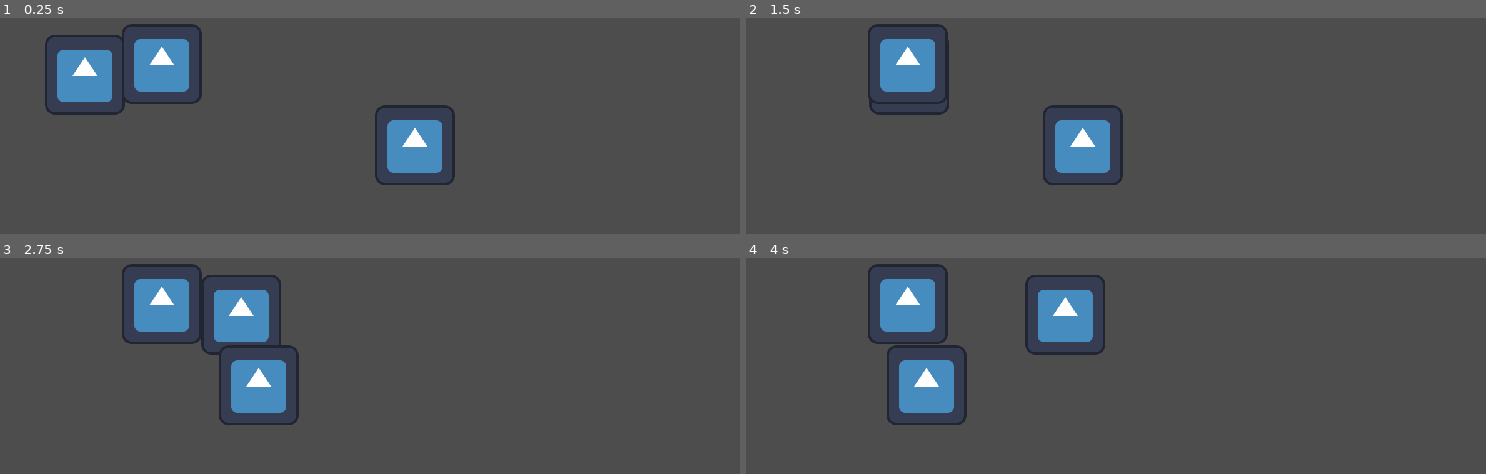
Above: before the commit, frames 1-4 (two rows, left to right).
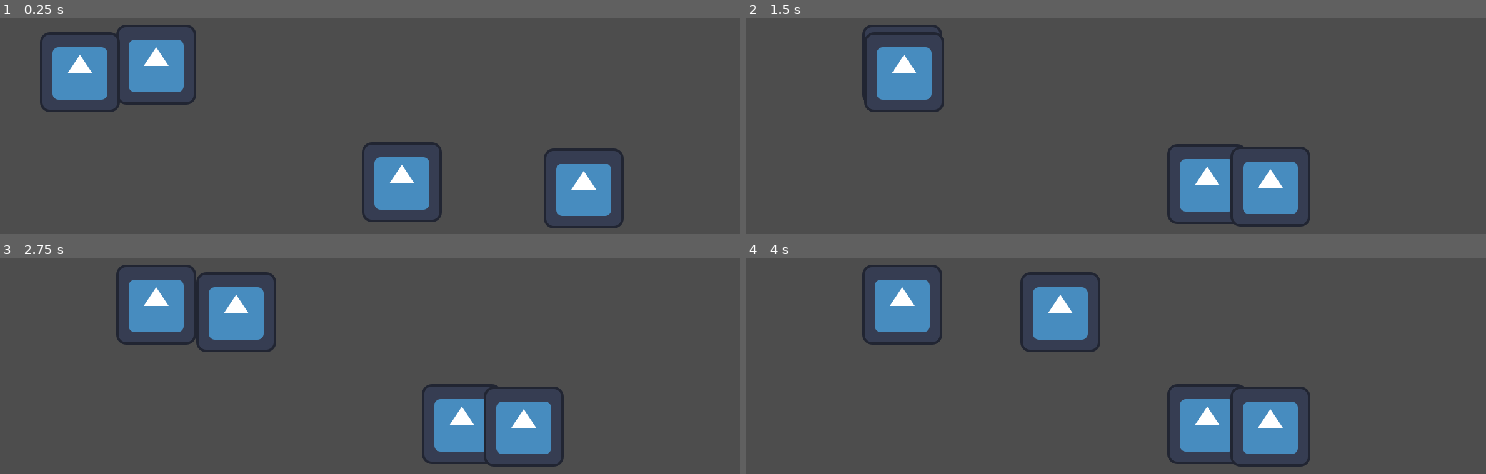
Above: after the commit, the same moments.

Repository: LLocke8/LudumDare55
Game: Godot game, scene res://Test.tscn
The game is run twice, just before and just after one commit, with the same random seed, the same clock (stepped at 60 frames per second) and the same inputs. The project has no main scene, so this scene is started directly. The engine's default icon, where the game draws it, is replaced by a stand-in: a white triangle on a blue panel in a dark square.
Inputs:
- Up to frame 1 (0.25 s): no input
- Up to frame 2 (1.5 s): no input
- Up to frame 3 (2.75 s): no input
- Up to frame 4 (4 s): no input

The runs differ from the first frame. In frame 1, 8.1% of the frame differs, in the area x 5-85%, y 2-98%; in frame 2, 8.6%; in frame 3, 8.9%; in frame 4, 9.1%, in the area x 15-77%, y 2-97%.

Commit message:
scheletro con spada
Aggiornato codice per l'aggro
aggiunto codice per attaccare
aggiunto scheletro con spada

Diff:
--- a/Entity/Entity.gd
+++ b/Entity/Entity.gd
@@ -6,12 +6,10 @@
 @export var hp : int = 100 :
 	set(nhp):
 		hp = nhp
-		#print(nhp)
+		print(nhp)
 		if(hp<=0):
 			queue_free()
 		elif(hp >= 100):
 			pass
 
-@export var power : int = 20
-
 @export var is_player : bool = 1 #1 = giocatore, 0 = nemico.
--- a/Entity/Traits/Aggro.gd
+++ b/Entity/Traits/Aggro.gd
@@ -1,13 +1,27 @@
 extends Area2D
 
-@export var area : float = 200 :
-	set(narea) :
-		area = narea
-		$CollisionShape2D.shape.radius = area
+class_name Aggro
 
-var target : Entity
+@export var range : float = 200 :
+	set(nrange) :
+		range = nrange
+		$CollisionShape2D.shape.radius = range
+
+signal target_changed(ntarg : Entity)
+
+var target : Entity :
+	set(ntarg):
+		target = ntarg
+		emit_signal("target_changed",target)
 
 var is_locked : bool = false
+
+func _ready():
+	if !owner.is_player:
+		set_collision_mask_value(1,1)
+		set_collision_mask_value(2,1)
+		set_collision_mask_value(3,0)
+		set_collision_mask_value(4,0)
 
 func _on_body_entered(body):
 	if body is Entity and body != owner:
@@ -27,8 +41,8 @@
 	var distance = 9999
 	var closest_body : Entity
 	for body in bodies:
-		if body is Entity and body != owner:
-			var ndis = position.distance_to(body)
+		if body is Entity and body != owner and body != target:
+			var ndis = global_position.distance_to(body.global_position)
 			if ndis < distance:
 				distance = ndis
 				closest_body = body
@@ -38,3 +52,7 @@
 	if Ent.is_player != owner.is_player and !is_locked:
 		target = Ent
 		is_locked = true
+
+func _on_body_exited(body):
+	if body == target:
+		update_aggro()
--- a/Entity/Traits/Aggro.tscn
+++ b/Entity/Traits/Aggro.tscn
@@ -6,6 +6,8 @@
 radius = 100.0
 
 [node name="Aggro" type="Area2D"]
+collision_layer = 0
+collision_mask = 12
 script = ExtResource("1_mhte1")
 
 [node name="CollisionShape2D" type="CollisionShape2D" parent="."]
@@ -13,3 +15,4 @@
 shape = SubResource("CircleShape2D_sjibd")
 
 [connection signal="body_entered" from="." to="." method="_on_body_entered"]
+[connection signal="body_exited" from="." to="." method="_on_body_exited"]
--- /dev/null
+++ b/Entity/Traits/Attack.gd
@@ -0,0 +1,27 @@
+extends Aggro
+
+@export var damage : int = 10
+@export var attack_speed : float = 2 :
+	set(natkspeed):
+		attack_speed = natkspeed
+		if $attack_speed:
+			$Attack_speed.wait_time = attack_speed
+
+var can_attack : bool = true
+
+func _process(delta):
+	if target != null:
+		attack()
+
+func attack():
+	if can_attack:
+		target.hp -= damage
+		$Attack_speed.start()
+		can_attack = false
+	#fai partile l'animazione d'attacco
+
+func _on_attack_speed_timeout():
+	can_attack = true
+
+func _on_attack_speed_ready():
+	$Attack_speed.wait_time = attack_speed
--- /dev/null
+++ b/Entity/Traits/Attack.tscn
@@ -0,0 +1,14 @@
+[gd_scene load_steps=3 format=3 uid="uid://ciu0xt8d5rkf8"]
+
+[ext_resource type="PackedScene" uid="uid://bqugt8ejy5671" path="res://Entity/Traits/Aggro.tscn" id="1_cb3e0"]
+[ext_resource type="Script" path="res://Entity/Traits/Attack.gd" id="1_ht32l"]
+
+[node name="Aggro" instance=ExtResource("1_cb3e0")]
+script = ExtResource("1_ht32l")
+damage = 10
+attack_speed = 2.0
+
+[node name="Attack_speed" type="Timer" parent="." index="1"]
+
+[connection signal="ready" from="Attack_speed" to="." method="_on_attack_speed_ready"]
+[connection signal="timeout" from="Attack_speed" to="." method="_on_attack_speed_timeout"]
--- /dev/null
+++ b/Entity/Unit/Sword Skeleton/Sword_Skeleton.gd
@@ -0,0 +1,9 @@
+extends Unit
+
+class_name Sword_Skeleton
+
+@export var aggro_node : Node
+
+func _process(delta):
+	if aggro_node.target != null:
+		dir = global_position.direction_to(aggro_node.target.global_position)
--- /dev/null
+++ b/Entity/Unit/Sword Skeleton/Sword_Skeleton.tscn
@@ -0,0 +1,14 @@
+[gd_scene load_steps=4 format=3 uid="uid://d2l5eip2jqyqm"]
+
+[ext_resource type="PackedScene" uid="uid://dbqk4unb757py" path="res://Entity/Unit/Unit.tscn" id="1_rbdfq"]
+[ext_resource type="Script" path="res://Entity/Unit/Sword Skeleton/Sword_Skeleton.gd" id="2_76mpt"]
+[ext_resource type="PackedScene" uid="uid://ciu0xt8d5rkf8" path="res://Entity/Traits/Attack.tscn" id="3_g8lmm"]
+
+[node name="Entity" node_paths=PackedStringArray("aggro_node") instance=ExtResource("1_rbdfq")]
+script = ExtResource("2_76mpt")
+aggro_node = NodePath("Aggro")
+
+[node name="Aggro" parent="." index="2"]
+range = 500.0
+
+[node name="Aggro2" parent="." index="3" instance=ExtResource("3_g8lmm")]
--- a/Entity/Unit/Unit.tscn
+++ b/Entity/Unit/Unit.tscn
@@ -11,4 +11,3 @@
 dir = Vector2(0, 0)
 
 [node name="Aggro" parent="." index="2" instance=ExtResource("3_voqnu")]
-area = 700.0
--- a/Test.tscn
+++ b/Test.tscn
@@ -1,19 +1,19 @@
 [gd_scene load_steps=3 format=3 uid="uid://cwra2p7xauv73"]
 
 [ext_resource type="PackedScene" uid="uid://dwoo0lgqx82qh" path="res://Entity/Structure/Wall/Wall.tscn" id="2_4tyie"]
-[ext_resource type="PackedScene" uid="uid://dbqk4unb757py" path="res://Entity/Unit/Unit.tscn" id="2_xnt64"]
+[ext_resource type="PackedScene" uid="uid://d2l5eip2jqyqm" path="res://Entity/Unit/Sword Skeleton/Sword_Skeleton.tscn" id="2_vbdbj"]
 
 [node name="Test" type="Node2D"]
 
-[node name="Test" parent="." instance=ExtResource("2_xnt64")]
-position = Vector2(111, 198)
-collision_mask = 1
+[node name="Entity" parent="." instance=ExtResource("2_4tyie")]
+position = Vector2(250, 182)
 
-[node name="Test2" parent="." instance=ExtResource("2_xnt64")]
-position = Vector2(689, 311)
-collision_mask = 1
+[node name="Entity3" parent="." instance=ExtResource("2_vbdbj")]
+position = Vector2(618, 370)
+
+[node name="Entity4" parent="." instance=ExtResource("2_vbdbj")]
+position = Vector2(959, 380)
 is_player = false
 
-[node name="Entity" parent="." instance=ExtResource("2_4tyie")]
-position = Vector2(259, 181)
-collision_mask = 1
+[node name="Entity5" parent="." instance=ExtResource("2_vbdbj")]
+position = Vector2(103, 194)
